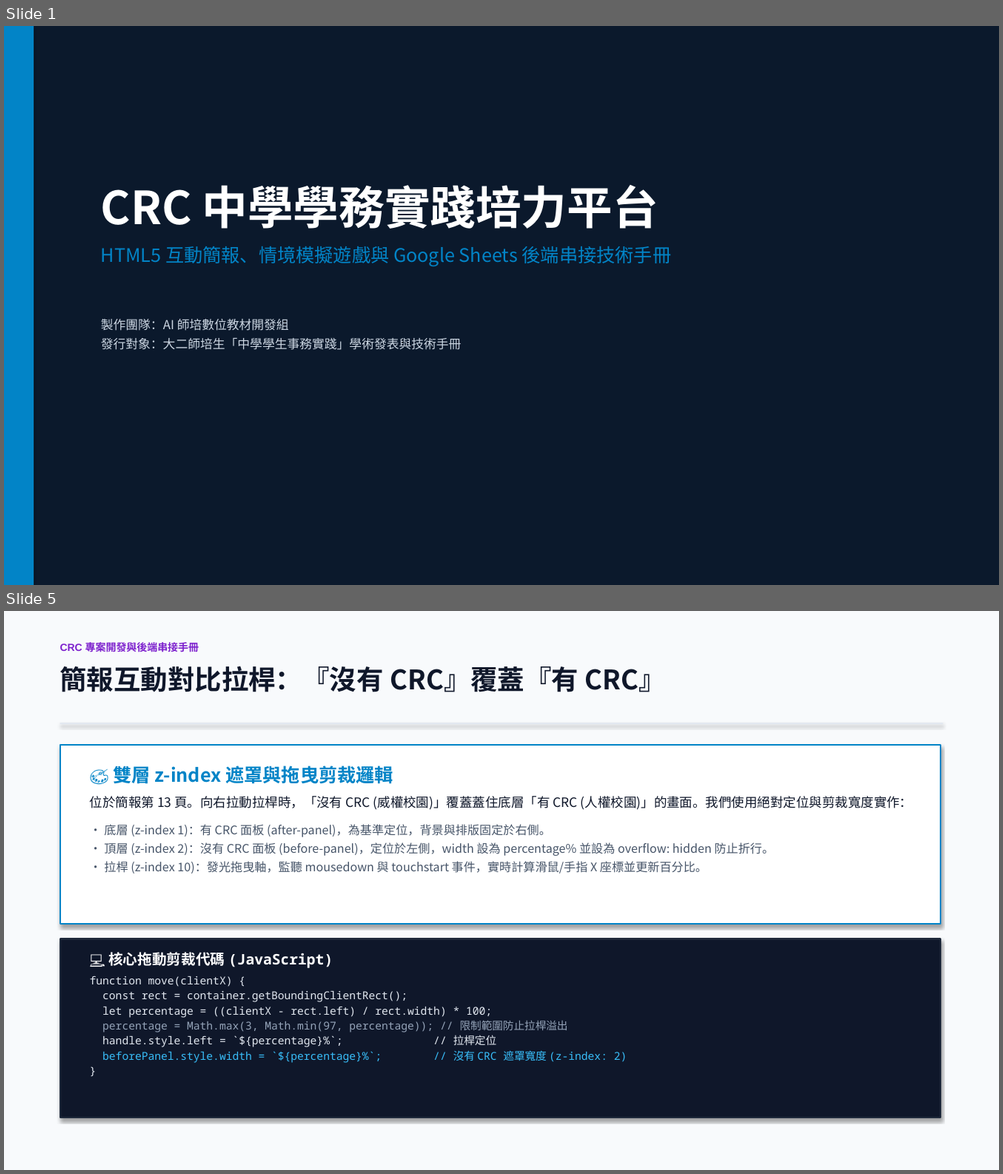
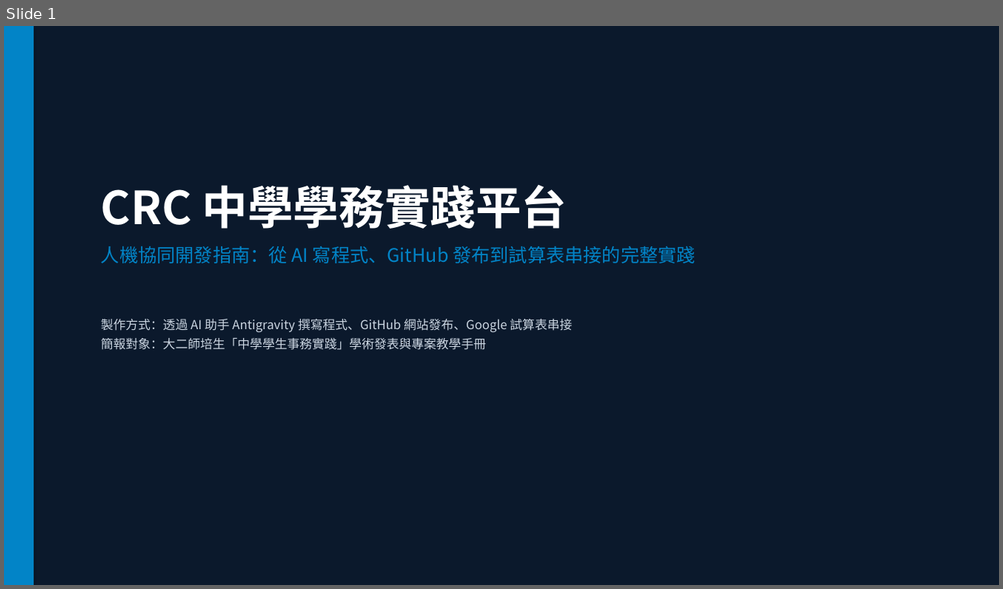
Before and after one commit to mchung2022/CRC2026, a slide deck: CRC_Project_Documentation.pptx. Shown one above the other, each under a label of ours: slides 1 and 5 before the commit, slide 1 after it; the slides between them are not shown. The pictures are 1003x1174 and 1003x589 pixels, drawn with LibreOffice and Linux fonts; fonts in the diff are those of the drawing. Boxes give left, top, right and bottom in pixels: in the first picture for what was removed or moved away, otherwise in the second. Text is boxed around its words. In the diff, an @@ line names an element or a change of style, - is before the commit and + after.

Commit message:
docs: rewrite presentation to plain language AI-GitHub-Sheets workflow

```diff
--- a/CRC_Project_Documentation.pptx
+++ b/CRC_Project_Documentation.pptx
@@ slide 5 removed at [4, 611, 999, 1170], background #F8FAFC @@
@@ text removed at [60, 641, 199, 654] @@
-CRC 專案開發與後端串接手冊
@@ text removed at [60, 666, 666, 692] @@
-簡報互動對比拉桿：『沒有 CRC』覆蓋『有 CRC』
@@ rectangle removed at [60, 723, 942, 724] @@
@@ rectangle removed at [60, 745, 940, 924] @@
@@ text removed at [90, 763, 913, 874] @@
-🎨 雙層 z-index 遮罩與拖曳剪裁邏輯
-位於簡報第 13 頁。向右拉動拉桿時，「沒有 CRC (威權校園)」覆蓋蓋住底層「有 CRC (人權校園)」的畫面。我們使用絕對定位與剪裁寬度實作：
-• 底層 (z-index 1)：有 CRC 面板 (after-panel)，為基準定位，背景與排版固定於右側。
-• 頂層 (z-index 2)：沒有 CRC 面板 (before-panel)，定位於左側，width 設為 percentage% 並設為 overflow: hidden 防止折行。
-• 拉桿 (z-index 10)：發光拖曳軸，監聽 mousedown 與 touchstart 事件，實時計算滑鼠/手指 X 座標並更新百分比。
@@ rectangle removed at [60, 940, 940, 1119] @@
@@ text removed at [90, 952, 627, 1063] @@
-💻 核心拖動剪裁代碼 (JavaScript)
-function move(clientX) {
-const rect = container.getBoundingClientRect();
-let percentage = ((clientX - rect.left) / rect.width) * 100;
-percentage = Math.max(3, Math.min(97, percentage)); // 限制範圍防止拉桿溢出
-handle.style.left = `${percentage}%`; // 拉桿定位
-beforePanel.style.width = `${percentage}%`; // 沒有 CRC 遮罩寬度 (z-index: 2)
-}
@@ slide 1 changed as well @@
@@ text at [101, 185, 695, 350]: text changed @@
-CRC 中學學務實踐培力平台
-HTML5 互動簡報、情境模擬遊戲與 Google Sheets 後端串接技術手冊
-製作團隊：AI 師培數位教材開發組
-發行對象：大二師培生「中學學生事務實踐」學術發表與技術手冊
+CRC 中學學務實踐平台
+人機協同開發指南：從 AI 寫程式、GitHub 發布到試算表串接的完整實踐
+製作方式：透過 AI 助手 Antigravity 撰寫程式、GitHub 網站發布、Google 試算表串接
+簡報對象：大二師培生「中學學生事務實踐」學術發表與專案教學手冊
```
Also in this commit, not shown: 7 other slides changed, 2 slides added, 1 other slide removed.
